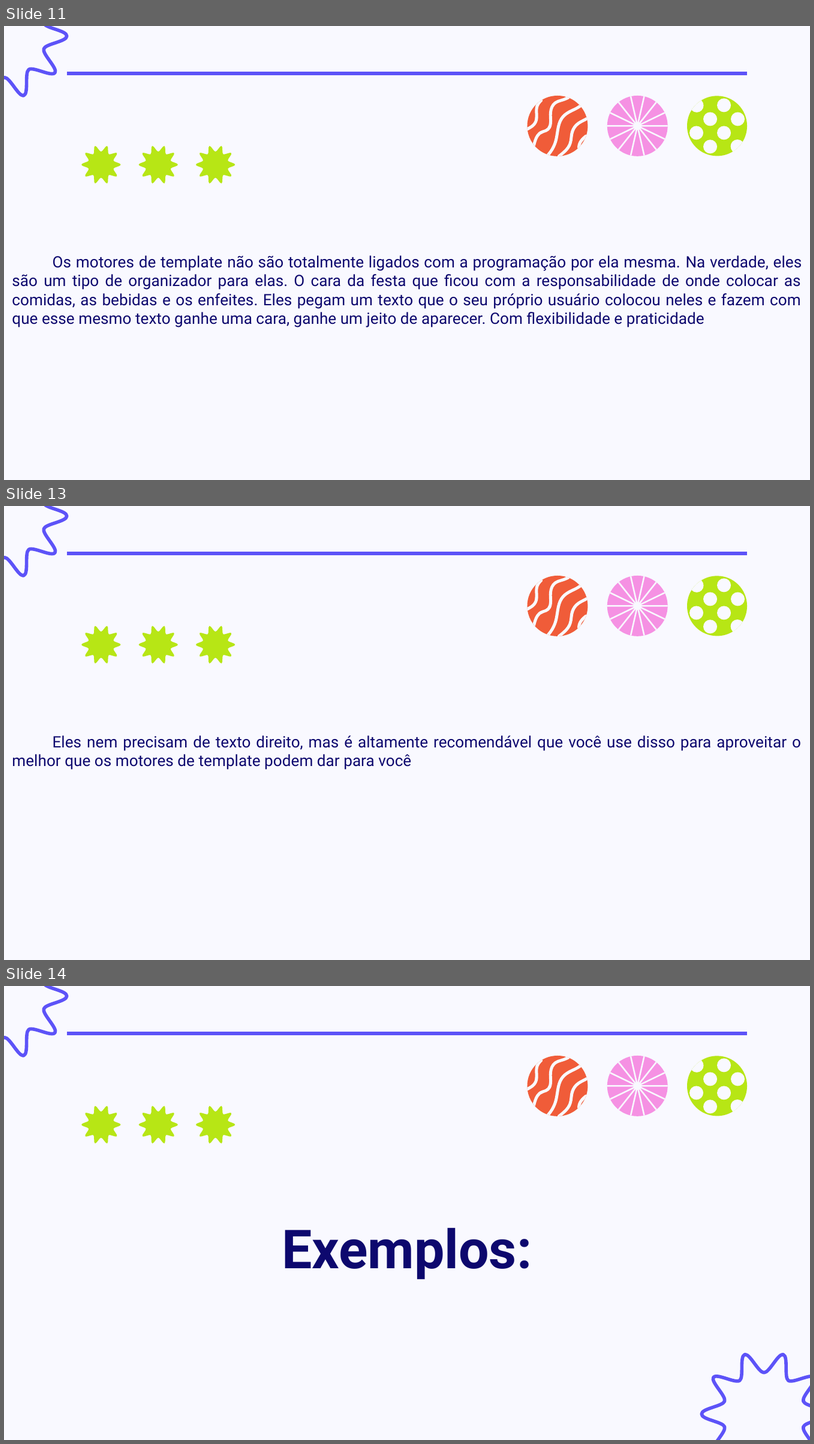
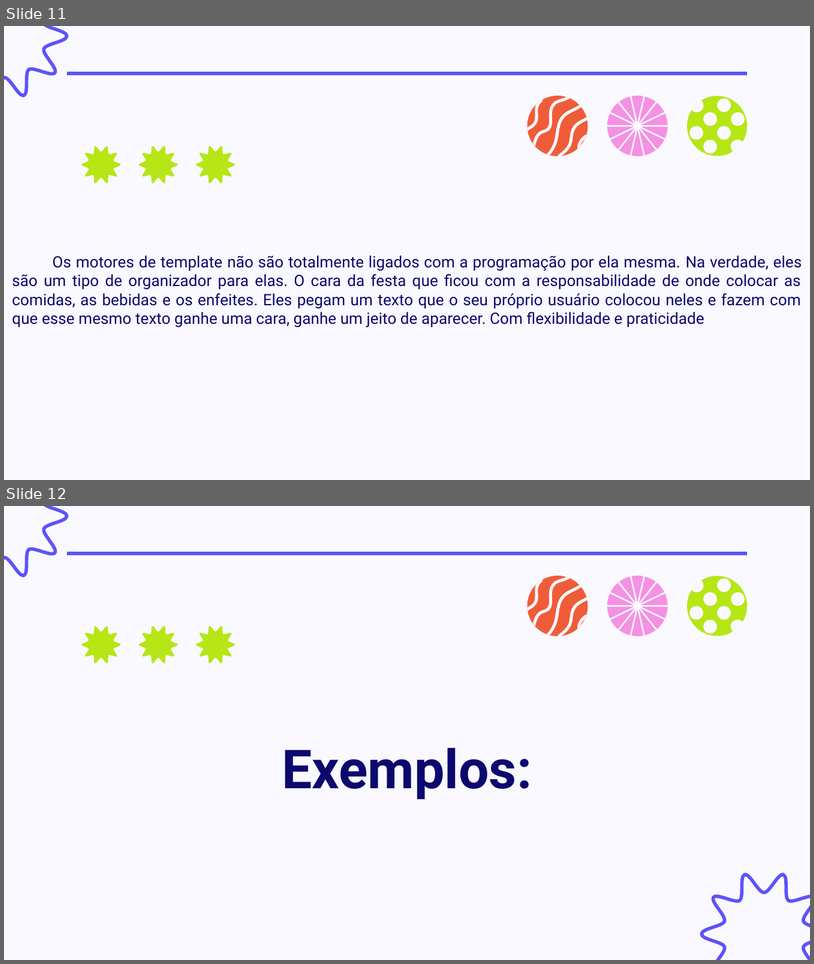
Before and after one commit to MatheusHMafra/dot.js, a slide deck: Apresentação de Programação Web.pptx. Shown one above the other, each under a label of ours: slides 11, 13 and 14 before the commit, slides 11 and 12 after it; the slides between them are not shown. The pictures are 814x1444 and 814x964 pixels, drawn with LibreOffice and Linux fonts; fonts in the diff are those of the drawing. Boxes give left, top, right and bottom in pixels: in the first picture for what was removed or moved away, otherwise in the second. Text is boxed around its words. In the diff, an @@ line names an element or a change of style, - is before the commit and + after.

```diff
--- a/Apresentação de Programação Web.pptx
+++ b/Apresentação de Programação Web.pptx
@@ slide 13 removed at [4, 506, 810, 960], background #F9F9FF; not listed: 2 template elements that a slide beside it also shows @@
@@ freeform shape removed at [81, 626, 121, 663] @@
@@ freeform shape removed at [138, 626, 178, 663] @@
@@ freeform shape removed at [196, 626, 236, 663] @@
@@ group removed at [527, 576, 747, 636]: 17 freeform shapes @@
@@ title removed at [12, 735, 801, 769] @@
-Eles nem precisam de texto direito, mas é altamente recomendável que você use disso para aproveitar o melhor que os motores de template podem dar para você
@@ what was slide 14 is now slide 12 @@
```
Also in this commit, not shown: 1 other slide removed.
